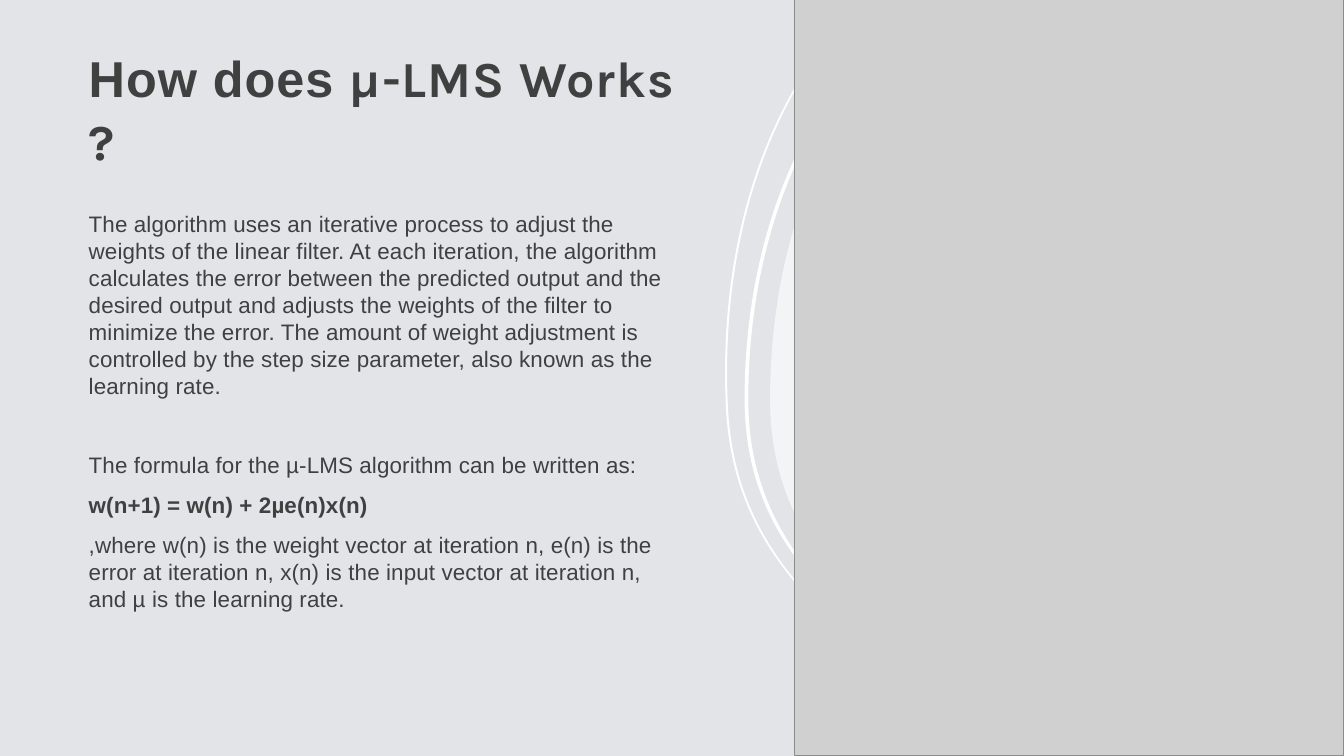
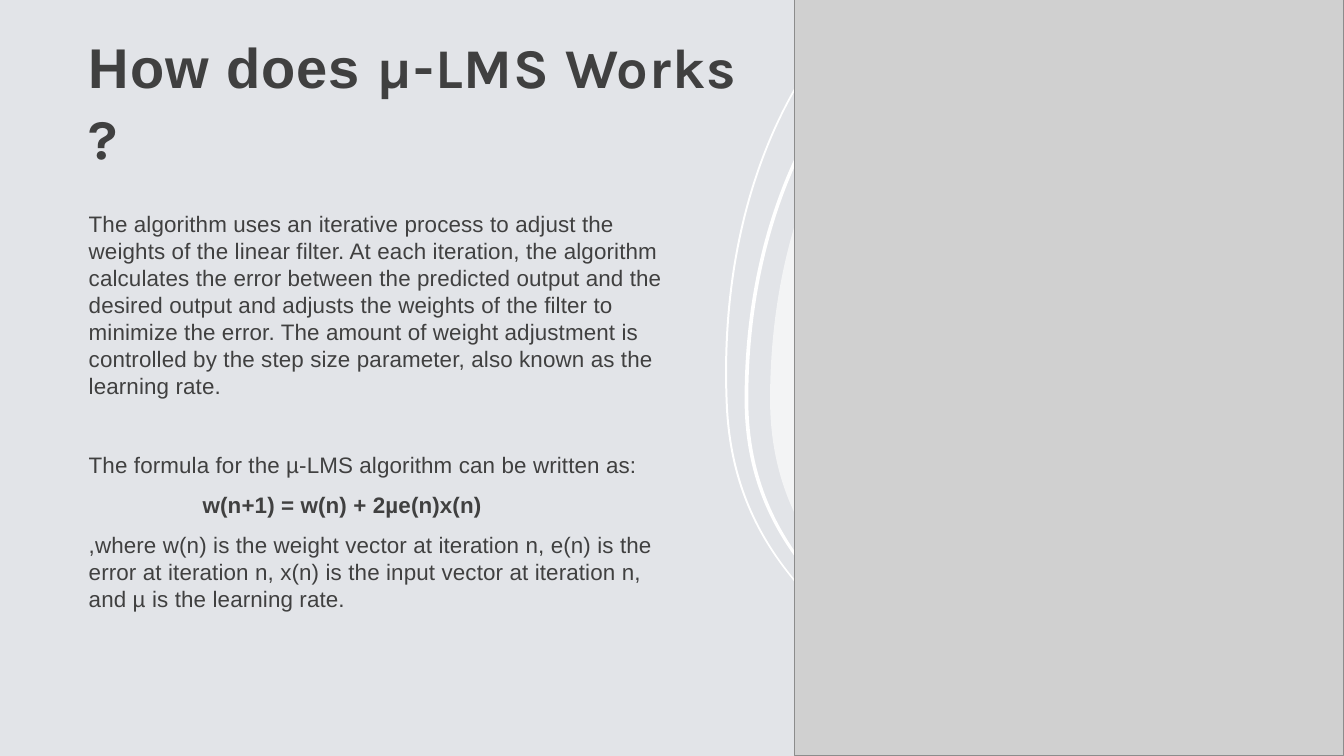
Before and after one commit to Harsh502s/ML-Assignments, a slide deck: slide 3 of SC Seminar/µ-LMS.pptx. Drawn at 1344x756 pixels with LibreOffice and Linux fonts; fonts in the diff are those of the drawing; grey boxes stand for pictures. Boxes give left, top, right and bottom in pixels: in the first picture for what was removed or moved away, otherwise in the second. Text is boxed around its words. In the diff, an @@ line names an element or a change of style, - is before the commit and + after.

```diff
--- a/SC Seminar/µ-LMS.pptx
+++ b/SC Seminar/µ-LMS.pptx
@@ title "How does µ-LMS Works ?" at (89, 47, 736, 99): size 36 to 40 pt @@
@@ text at (203, 497, 481, 518): alignment left to justified @@
```
Also in this commit, not shown: 2 other slides changed, 1 slide added, 1 other file.
